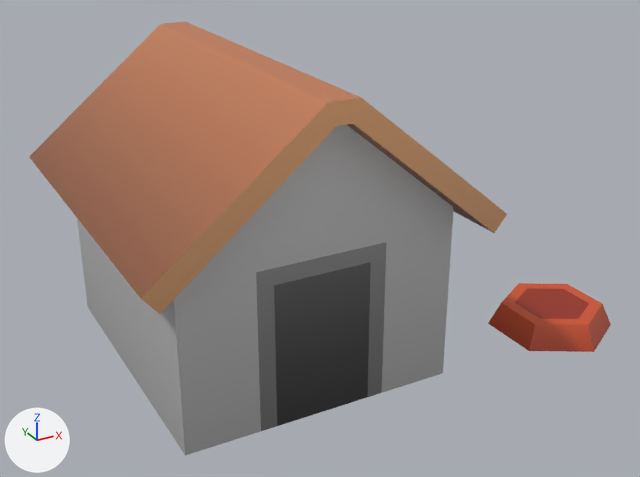
The FBX model Assets/ImportedAssetPacks/Envairement/Palmov Island/Low Poly Houses Free Pack/Models/Environment/dog house.fbx: old version first, new version second.
Before and after are seen from a 50 mm lens placed at (-8.41, -7.98, 2.76), pointed at (-6.05, -3.71, 0.62). Lighting does not change. The marker at lower left points along +X, +Y and +Z. Where no turn or scale is listed for an object, it has been applied to the vertices.

The scene before the commit, as lines of its bpy script (objects in view):
```python
me_mesh = bpy.data.meshes.new('Mesh')
me_mesh.from_pydata(...)  # 79 vertices, 73 faces; spans x -1.52..1.52, y -1.11..1.11, z 0.0..1.75
me_mesh.materials.append(mat_texture_main)  # picture img_texture_main_png
# before: 14 (-0.81, -0.86, 0.82) at pixel (274, 285), 15 (-0.26, -0.86, 0.82) at pixel (370, 262), 18 (-0.81, -0.86, 0.0) at pixel (277, 426), 19 (-0.26, -0.86, 0.0) at pixel (367, 397)
ob_dog_house = bpy.data.objects.new('dog_house', me_mesh)
ob_dog_house.location = (-5.94, -3.639, 0.003)
```
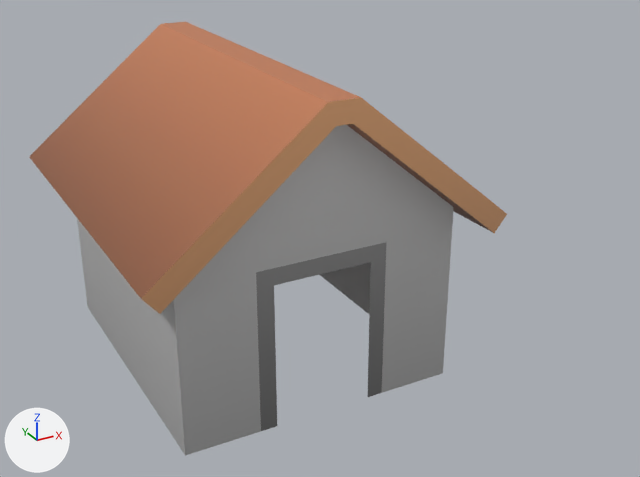
Location of each change, [x1, y1, x2, y2] in pixels of the pictures (640 x 477 px):
'dog_house', reshaped
    before: [29, 22, 611, 455]
    after: [29, 22, 507, 455]
part 1 of me_mesh, deleted (black)
    before: [274, 262, 371, 426]
part 2 of me_mesh, deleted (red)
    before: [488, 283, 611, 352]

Edits to the bpy script that builds the scene:
```text
Change me_mesh:
    used by ob_dog_house; location = (-5.94, -3.639, 0.003)
    verts and faces of me_mesh; kept vertices keep their numbers, new ones are numbered from 79
    remove me_mesh.from_pydata(...)  # 79 vertices, 73 faces; spans x -1.52..1.52, y -1.11..1.11, z 0.0..1.75
    add me_mesh.from_pydata(...)  # 61 vertices, 54 faces; spans x -1.52..1.52, y -1.05..1.11, z 0.0..1.75
    me_mesh part 1
    add delete_faces([(14, 18, 19, 15)])
    me_mesh part 2
    18 vertices are removed from x 0.85..1.52, y -1.11..-0.33, z 0.0..0.15
    18 faces are deleted
```
